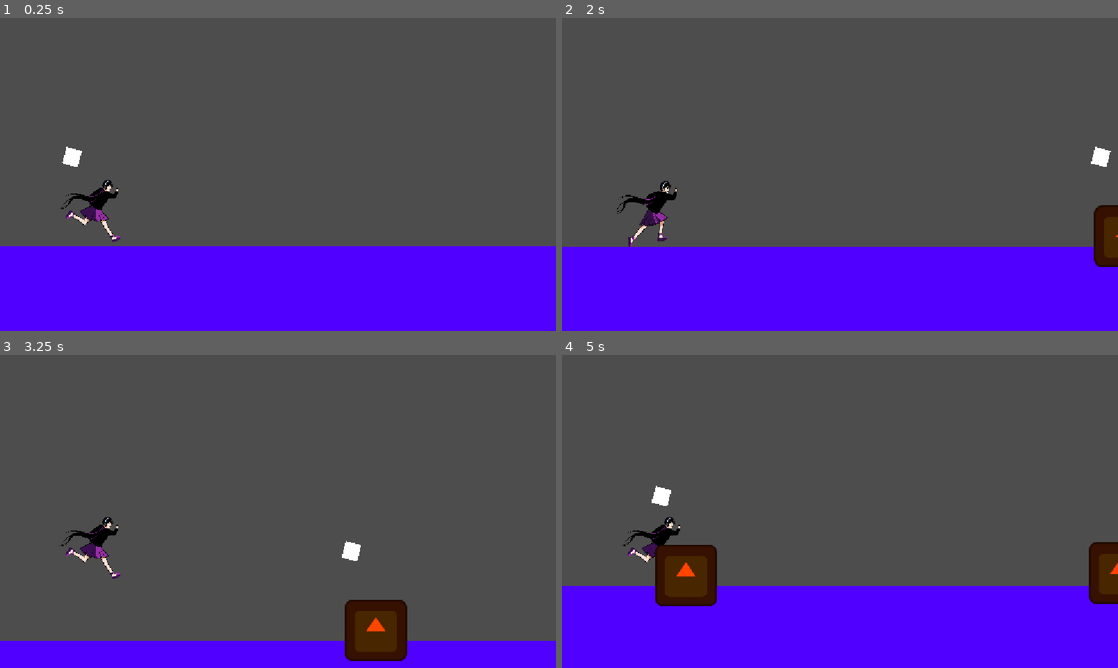
Above: before the commit, frames 1-4 (two rows, left to right).
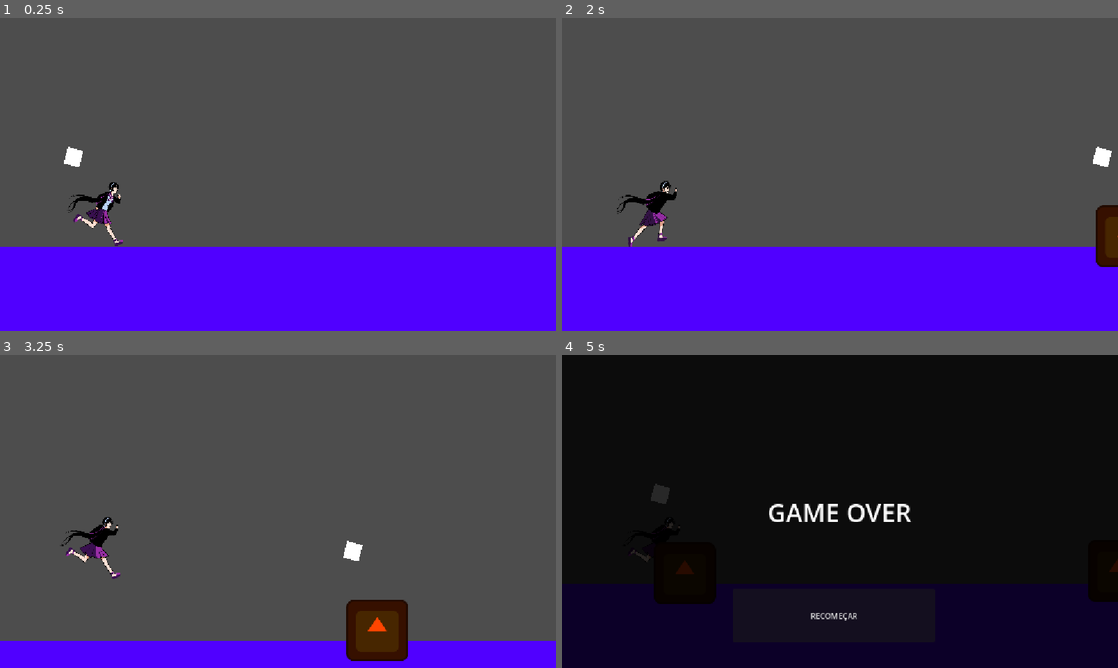
Above: after the commit, the same moments.

Repository: AJMoraes-58/Grupo9-infinite-runner
Game: Godot game, scene res://Cenas/mundo.tscn
Same seed, same stepped clock (60 frames per second), same inputs: the game is played once before the commit and once after it. The engine's default icon, where the game draws it, is replaced by a stand-in: a white triangle on a blue panel in a dark square.
Inputs:
- Up to frame 1 (0.25 s): no input
- Up to frame 2 (2 s): hold Up (ui_up) from 0.53 s (still down)
- Up to frame 3 (3.25 s): release Up (ui_up) at 2.03 s; hold Down (ui_down) 2.03-2.78 s; hold Up (ui_up) from 2.78 s (still down)
- Up to frame 4 (5 s): release Up (ui_up) at 4.28 s; hold Down (ui_down) from 4.28 s (still down); tap Up (ui_up) at 4.52 s

The runs differ from the first frame. In frame 1, 0.9% of the frame differs, in the area x 0-100%, y 41-74%; in frame 2, 0.1%; in frame 3, 0.2%; in frame 4, 100%, in the area x 0-100%, y 0-100%.

Commit message:
implementa a tela de game over

Diff:
--- a/Cenas/mundo.tscn
+++ b/Cenas/mundo.tscn
@@ -2,10 +2,43 @@
 
 [ext_resource type="Script" uid="uid://bi60xgar4q0pi" path="res://Scripts/mundo.gd" id="1_j5dva"]
 [ext_resource type="PackedScene" uid="uid://tvtnh34op6og" path="res://Cenas/protagonista.tscn" id="1_oji8i"]
+[ext_resource type="Script" uid="uid://gse3i7fmeqe5" path="res://Scripts/tela_de_game_over.gd" id="3_8gp82"]
 
-[node name="Mundo" type="Node2D" unique_id=784131138 node_paths=PackedStringArray("protagonista")]
+[sub_resource type="LabelSettings" id="LabelSettings_qboq2"]
+font_size = 52
+
+[node name="mundo" type="Node2D" unique_id=784131138 node_paths=PackedStringArray("protagonista")]
 script = ExtResource("1_j5dva")
 protagonista = NodePath("protagonista")
 
 [node name="protagonista" parent="." unique_id=1602220430 instance=ExtResource("1_oji8i")]
-position = Vector2(-92, 459)
+position = Vector2(-95, 489)
+
+[node name="TelaDeGameOver" type="CanvasLayer" parent="." unique_id=71229866]
+process_mode = 3
+script = ExtResource("3_8gp82")
+
+[node name="ColorRect" type="ColorRect" parent="TelaDeGameOver" unique_id=1463779496]
+anchors_preset = 15
+anchor_right = 1.0
+anchor_bottom = 1.0
+grow_horizontal = 2
+grow_vertical = 2
+color = Color(0, 0, 0, 0.84313726)
+
+[node name="Label" type="Label" parent="TelaDeGameOver" unique_id=1079077393]
+offset_right = 1151.0
+offset_bottom = 652.0
+text = "GAME OVER"
+label_settings = SubResource("LabelSettings_qboq2")
+horizontal_alignment = 1
+vertical_alignment = 1
+
+[node name="Button" type="Button" parent="TelaDeGameOver" unique_id=97320280]
+offset_left = 354.0
+offset_top = 485.0
+offset_right = 773.0
+offset_bottom = 594.0
+text = "RECOMEÇAR"
+
+[connection signal="pressed" from="TelaDeGameOver/Button" to="TelaDeGameOver" method="_on_button_pressed"]
--- a/Scripts/obstaculo_simples.gd
+++ b/Scripts/obstaculo_simples.gd
@@ -8,5 +8,7 @@
 		Fim_De_Jogo()
 
 func Fim_De_Jogo() -> void:
+	var tela = get_tree().root.get_node("mundo/TelaDeGameOver")
 	get_tree().paused = true
-	print("gameover")
+	if tela:
+		tela.Mostrar_Tela_Game_Over()
--- /dev/null
+++ b/Scripts/tela_de_game_over.gd
@@ -0,0 +1,11 @@
+extends CanvasLayer
+
+func _ready() -> void:
+	hide()
+
+func Mostrar_Tela_Game_Over() -> void:
+	show()
+
+func _on_button_pressed() -> void:
+	get_tree().paused = false
+	get_tree().reload_current_scene()
Not shown, added: Scripts/tela_de_game_over.gd.uid
